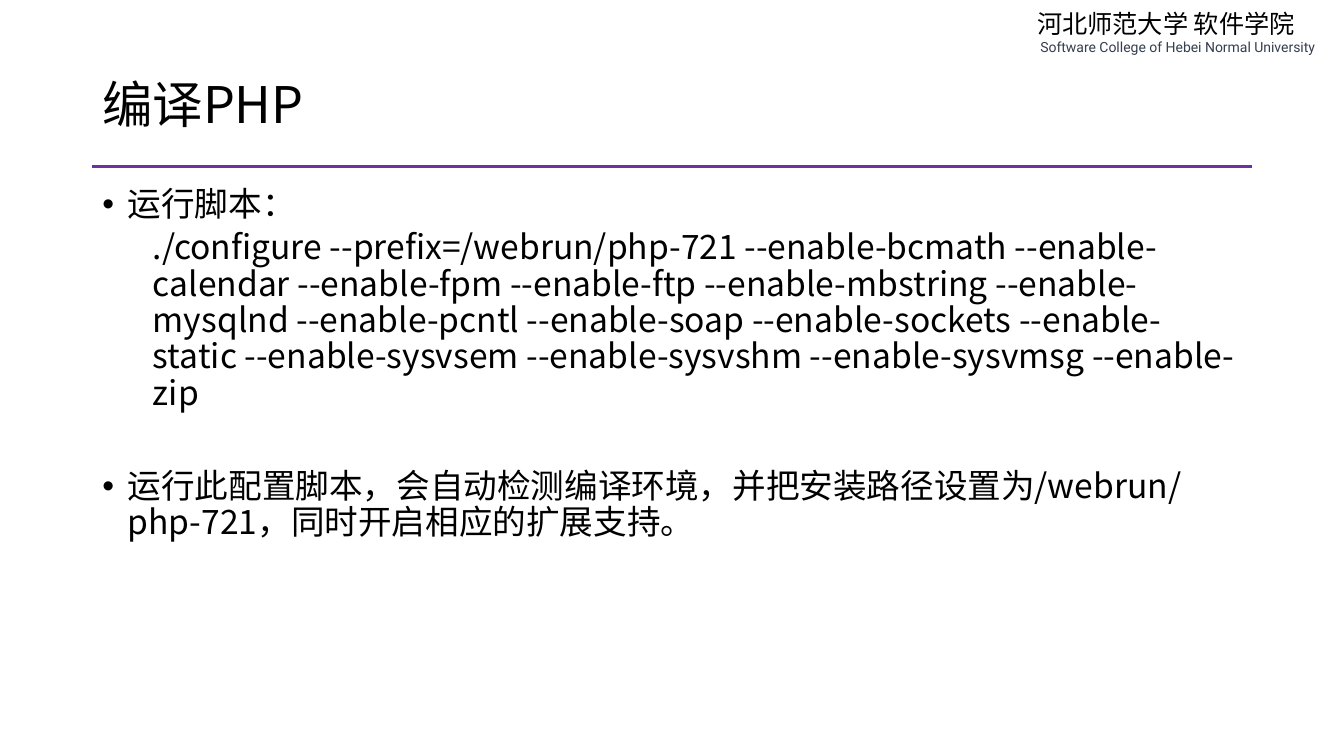
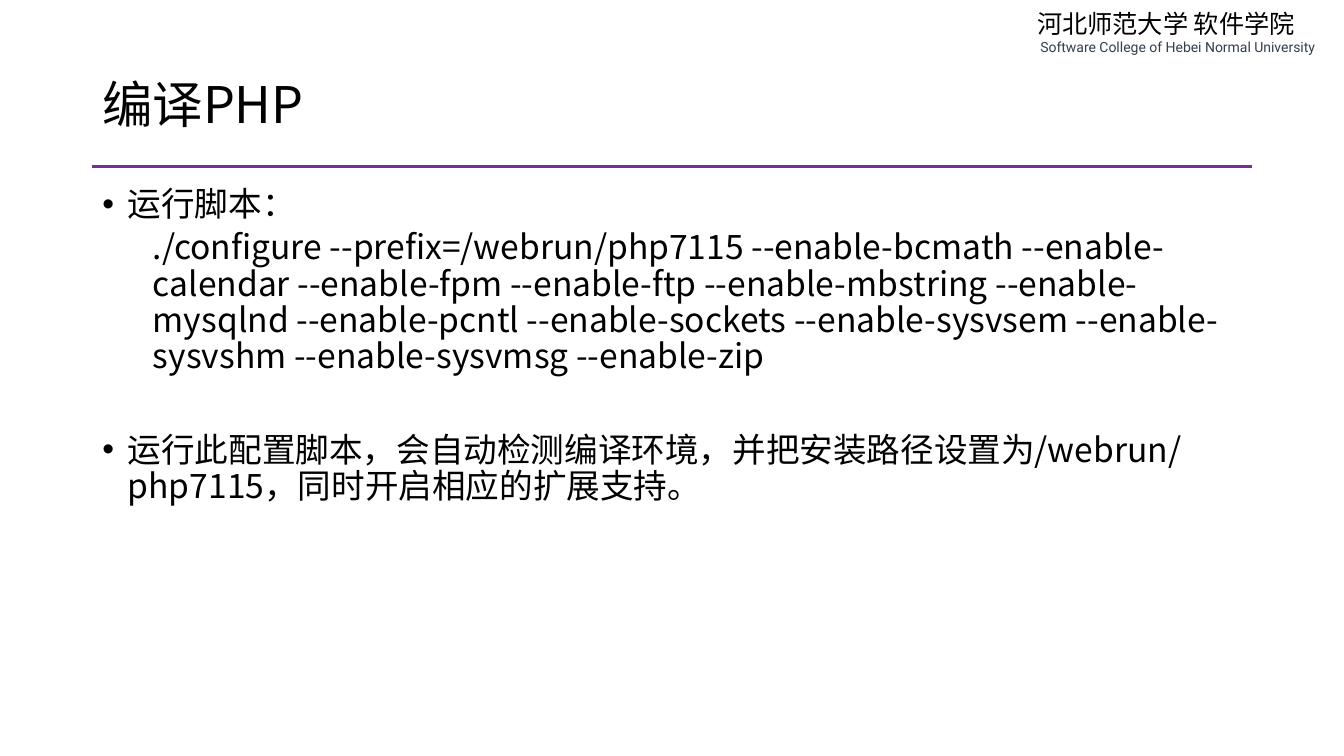
Before and after one commit to edu2act/course-php-serverside-development-on-linux, a slide deck: slide 15 of materials/slides/ch02-complie-php-source-code.pptx. Drawn at 1344x756 pixels with LibreOffice and Linux fonts; fonts in the diff are those of the drawing. Boxes give left, top, right and bottom in pixels: in the first picture for what was removed or moved away, otherwise in the second. Text is boxed around its words. In the diff, an @@ line names an element or a change of style, - is before the commit and + after.

```diff
--- a/materials/slides/ch02-complie-php-source-code.pptx
+++ b/materials/slides/ch02-complie-php-source-code.pptx
@@ text at (128,232,1218,506): text changed @@
-  ./configure --prefix=/webrun/php-721 --enable-bcmath --enable-calendar --enable-fpm --enable-ftp --enable-mbstring --enable-mysqlnd --enable-pcntl --enable-soap --enable-sockets --enable-static --enable-sysvsem --enable-sysvshm --enable-sysvmsg --enable-zip
-• 运行此配置脚本，会自动检测编译环境，并把安装路径设置为/webrun/php-721，同时开启相应的扩展支持。
+  ./configure --prefix=/webrun/php7115 --enable-bcmath --enable-calendar --enable-fpm --enable-ftp --enable-mbstring --enable-mysqlnd --enable-pcntl --enable-sockets --enable-sysvsem --enable-sysvshm --enable-sysvmsg --enable-zip
+• 运行此配置脚本，会自动检测编译环境，并把安装路径设置为/webrun/php7115，同时开启相应的扩展支持。
```
Also in this commit, not shown: 6 other slides changed, 1 other file.
